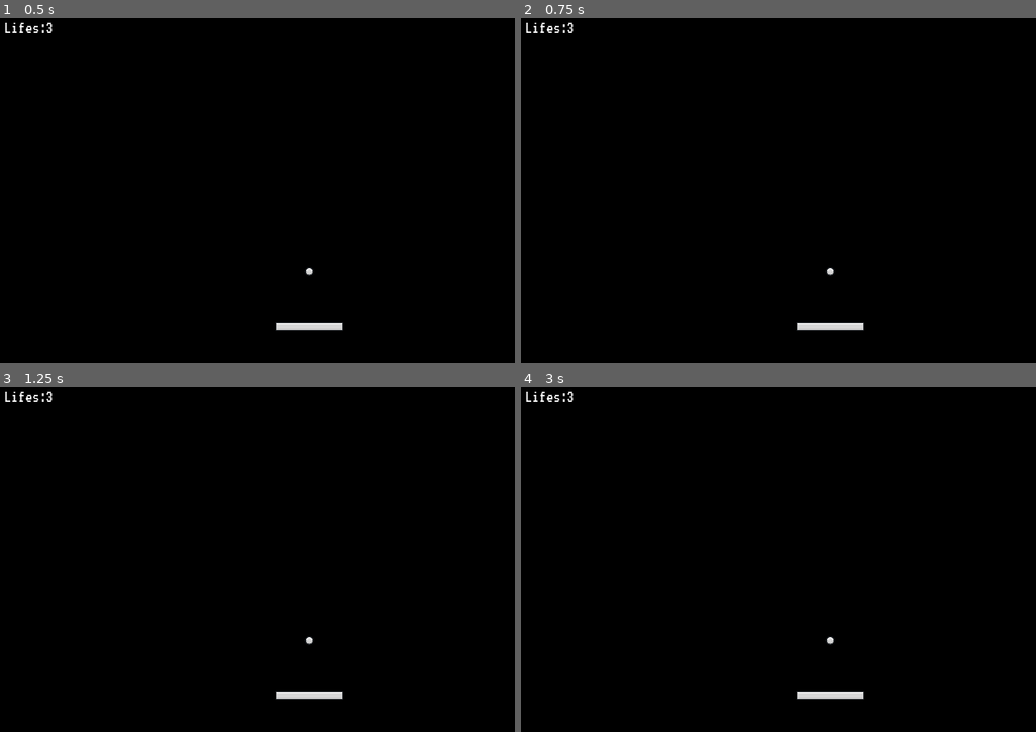
Above: before the commit, frames 1-4 (two rows, left to right).
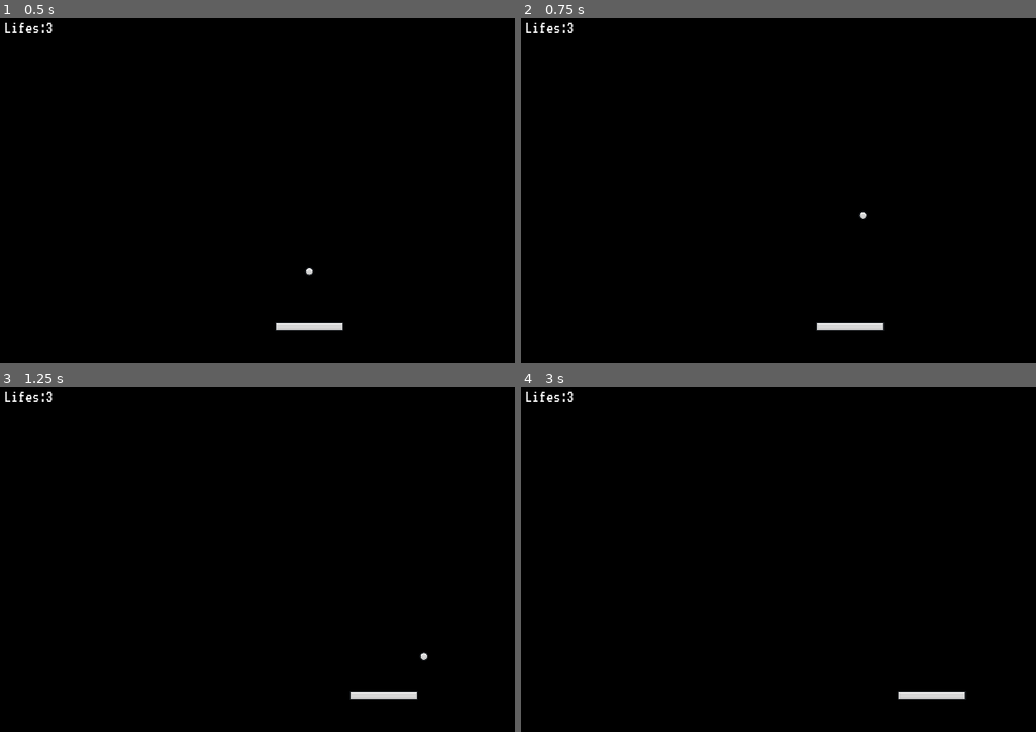
Above: after the commit, the same moments.

Repository: humorW/Brick-Breaker
Game: Godot game, scene res://Scenes/main.tscn
Same seed, same stepped clock (60 frames per second), same inputs: the game is played once before the commit and once after it.
Inputs:
- Up to frame 1 (0.5 s): no input
- Up to frame 2 (0.75 s): tap Enter at 0.5 s; hold D (right) from 0.53 s (still down)
- Up to frame 3 (1.25 s): keep holding D (right)
- Up to frame 4 (3 s): release D (right) at 1.28 s; hold A (left) 1.28-2.03 s; hold D (right) from 2.03 s (still down)

Frame 1 is identical in both runs. In frame 2, 0.3% of the frame differs, in the area x 53-71%, y 55-91%; in frame 3, 0.7%, in the area x 53-84%, y 72-91%; in frame 4, 0.7%.
Error before the commit: Invalid access to property or key 'life_lost' on a base object of type 'Nil'. (res://Scripts/paddle.gd:17)
Error after the commit: Cannot call method 'instantiate' on a null value. (res://Scripts/brick_spawner.gd:22)

Commit message:
Better ball collision

Diff:
--- a/Scenes/main.tscn
+++ b/Scenes/main.tscn
@@ -16,6 +16,7 @@
 [node name="Paddle" parent="." node_paths=PackedStringArray("camera") instance=ExtResource("1_6u8pb")]
 position = Vector2(0, 257)
 collision_layer = 2
+lock_rotation = true
 camera = NodePath("../Camera2D")
 
 [node name="Ball" parent="." node_paths=PackedStringArray("death_zone", "ui") instance=ExtResource("2_yn55f")]
--- a/Scripts/ball.gd
+++ b/Scripts/ball.gd
@@ -27,7 +27,13 @@
 	if(!collision):
 		return
 
-	velocity = velocity.bounce(collision.get_normal())
+	var collider = collision.get_collider()
+	if collider is Brick:
+		collider.decrease_level()
+
+	if (collider is Brick or collider is Paddle):
+
+		velocity = velocity.bounce(collision.get_normal())
 
 func start_ball():
 	position = start_position
--- a/Scripts/brick.gd
+++ b/Scripts/brick.gd
@@ -19,7 +19,7 @@
 ]
 
 func get_size():
-	return collision_shape_2d.shape.get_rect().size
+	return collision_shape_2d.shape.get_rect().size * sprite_2d.sacle
 
 
 func set_level(new_level: int):
--- a/Scripts/brick_spawner.gd
+++ b/Scripts/brick_spawner.gd
@@ -5,8 +5,8 @@
 const COLUMNS = 5
 const ROWS = 6
 
-@onready var ball = $"../Ball"
-@onready var ui = $"../UI"
+@onready var ball = $"../Ball" as Ball
+@onready var ui = $"../UI" as UI
 
 @export var brick_scene: PackedScene
 @export var margin: Vector2 = Vector2(8,8)
@@ -14,15 +14,32 @@
 
 var brick_count = 0
 
-
-
 # Called when the node enters the scene tree for the first time.
 func _ready():
-	pass # Replace with function body.
+	spawn()
 
-
-# Called every frame. 'delta' is the elapsed time since the previous frame.
 func spawn():
 	var test_brick = brick_scene.instantiate() as Brick
 	add_child(test_brick)
-	var brick_size = test_brick.get_size() * .25
+	var brick_size = test_brick.get_size()
+	test_brick.queue_free()
+
+	var row_width = brick_size.x * COLUMNS + margin.x * (COLUMNS - 1)
+	var spawn_position_x = (-row_width * brick_size.x + margin.x) / 2
+	var spawn_position_y = spawn_start.position.y
+
+	for i in ROWS:
+		for j in COLUMNS:
+			var brick = brick_scene.instantiate() as Brick
+			add_child(brick)
+			brick.set_level(ROWS - i)
+			var x = spawn_position_x + j * (margin.x + brick.get_size().x)
+			var y = spawn_position_y + i * (margin.y + brick.get_size().y)
+			brick.set_position(Vector2(x, y))
+			brick.brick_destroyed.connect(on_brick_destroyed)
+
+
+func on_brick_destroyed():
+	brick_count -= 1
+	if brick_count == 0:
+		ball.stop_ball()
--- a/Scripts/paddle.gd
+++ b/Scripts/paddle.gd
@@ -10,7 +10,7 @@
 @export var speed = 200
 @export var camera: Camera2D
 
-@onready var ball = $"../ball" as Ball
+@onready var ball = $"../Ball" as Ball
 @onready var collision_shape_2D = $CollisionShape2D
 
 func _ready():
